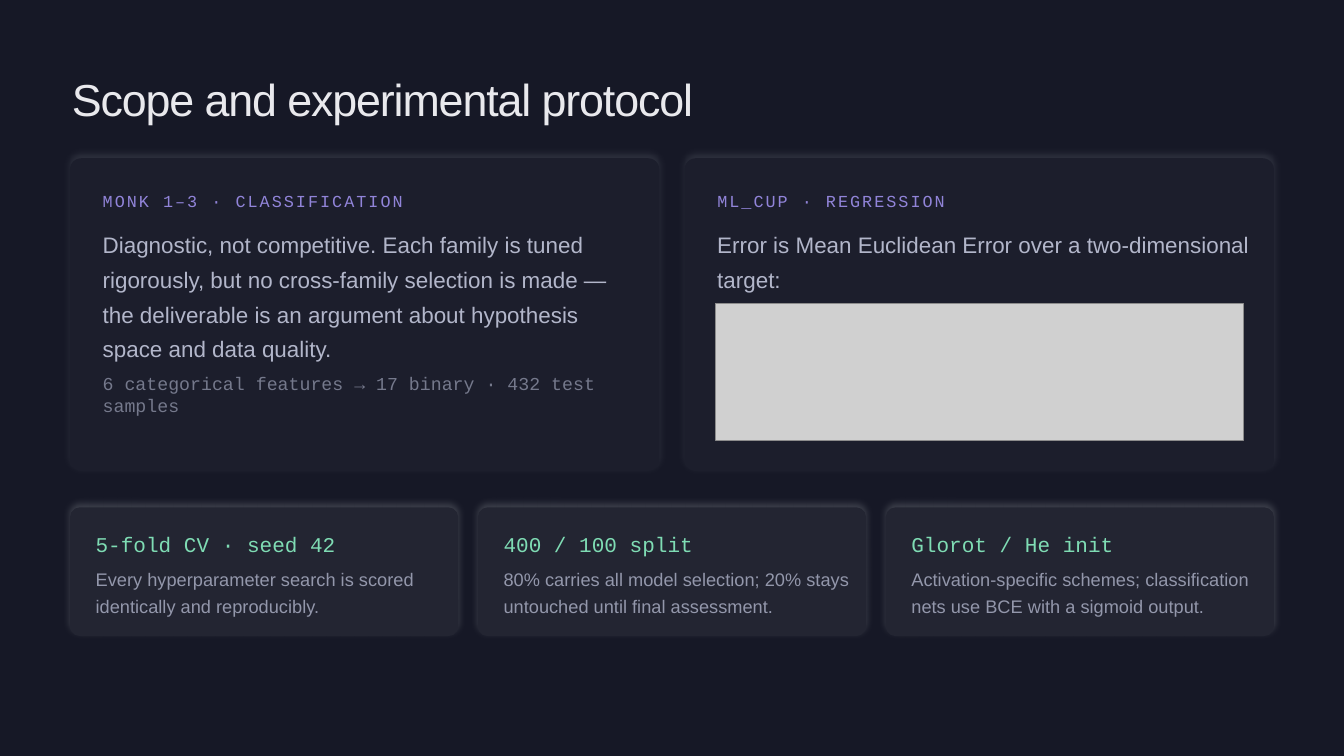
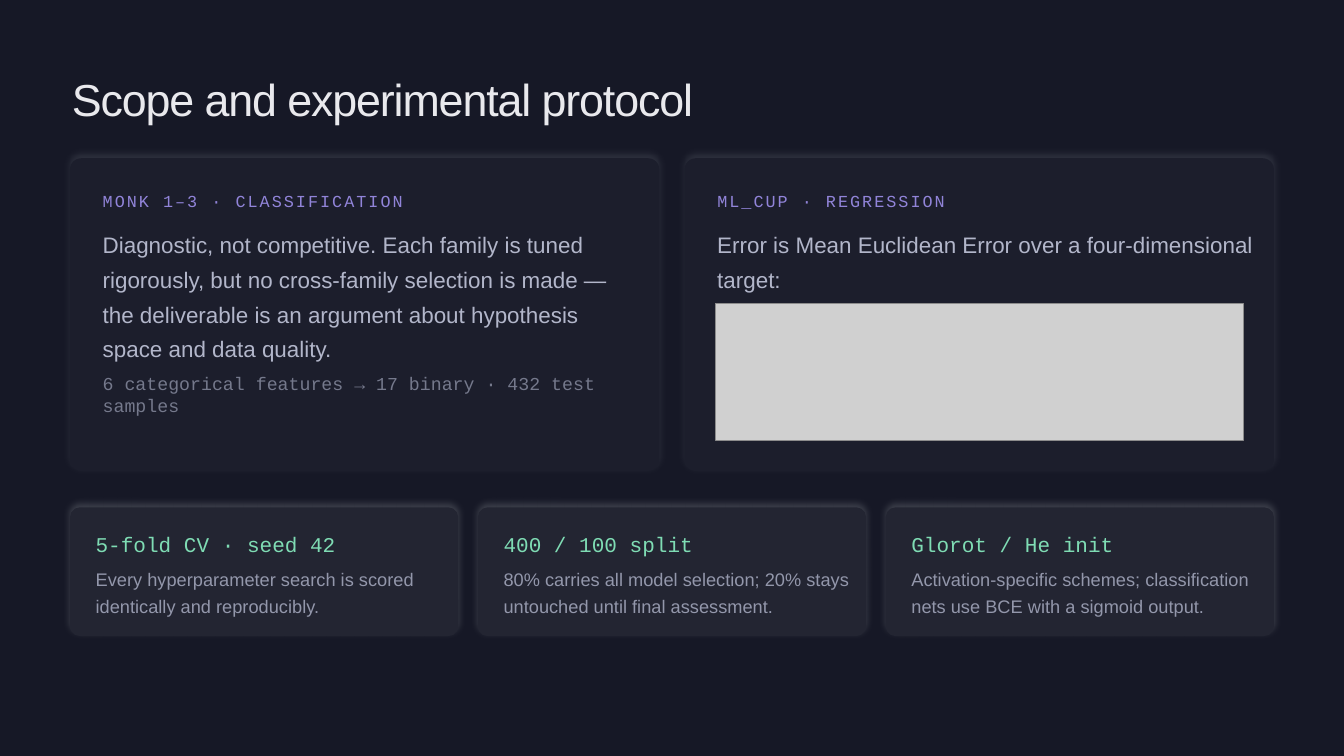
Before and after one commit to iaconoalessandro/ml-cup-2025-regression, a slide deck: slide 3 of presentation/EnSIUMble_ML_Project_2025.pptx. Drawn at 1344x756 pixels with LibreOffice and Linux fonts; fonts in the diff are those of the drawing; grey boxes stand for pictures. Boxes give left, top, right and bottom in pixels: in the first picture for what was removed or moved away, otherwise in the second. Text is boxed around its words. In the diff, an @@ line names an element or a change of style, - is before the commit and + after.

Commit message:
fix(presentation): correct errors 1-5 in PPTX slides and mark as fixed in DECK_REVIEW.md

```diff
--- a/presentation/EnSIUMble_ML_Project_2025.pptx
+++ b/presentation/EnSIUMble_ML_Project_2025.pptx
@@ text at box(717, 237, 1253, 293): text changed @@
-Error is Mean Euclidean Error over a two-dimensional target:
+Error is Mean Euclidean Error over a four-dimensional target:
```
Also in this commit, not shown: 5 other slides changed, 1 other file.
